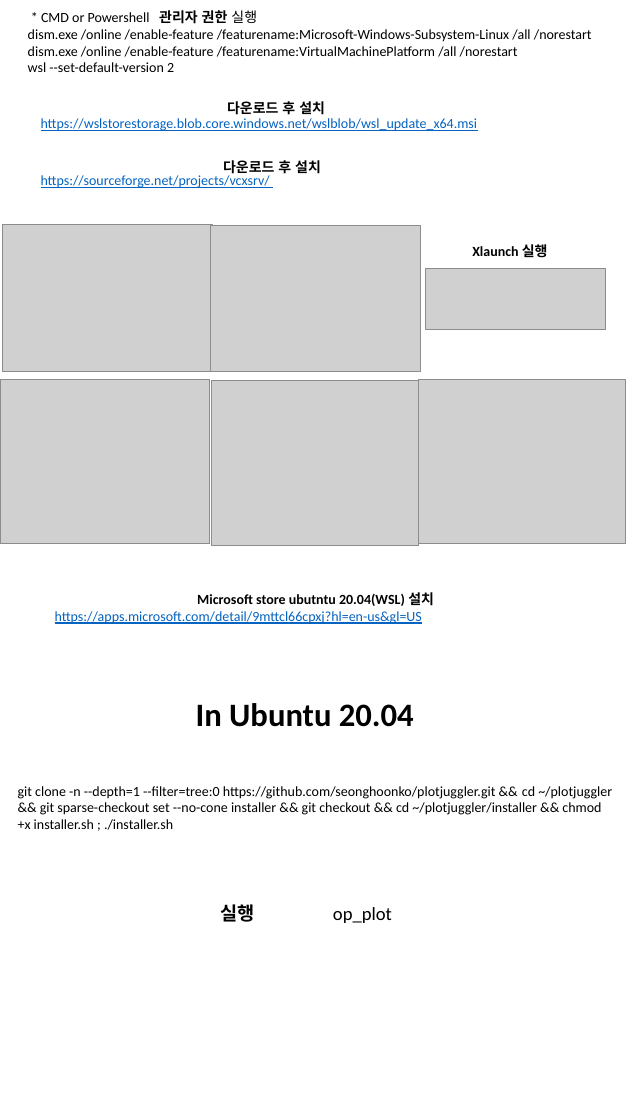
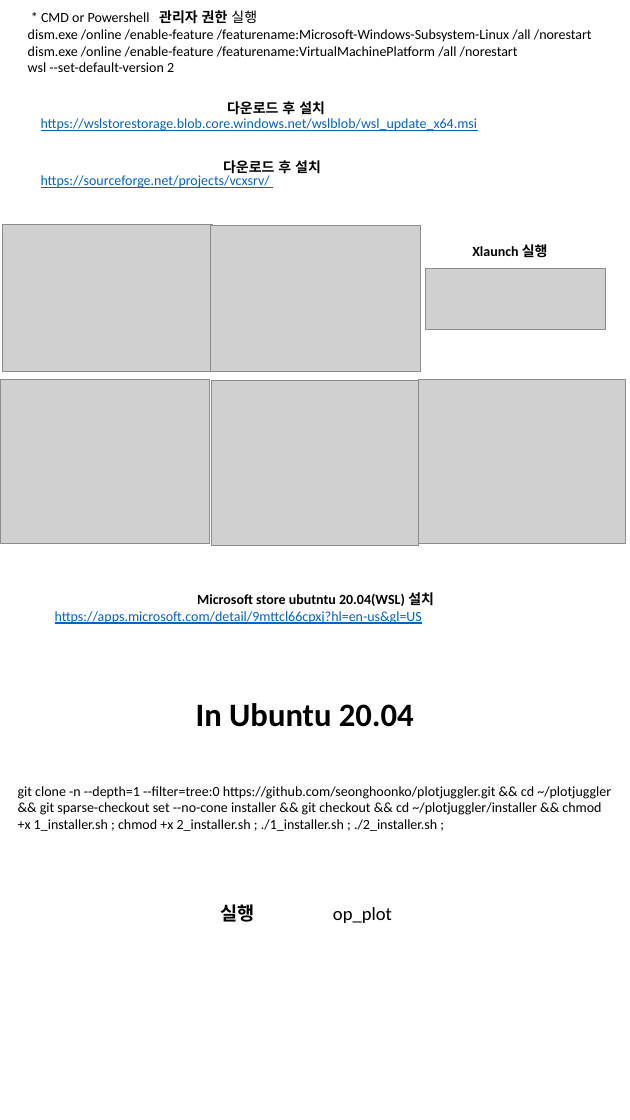
Before and after one commit to KeIIogg/tools, a slide deck: slide 1 of etc/Install plotjuggler with wsl2.pptx. Drawn at 630x1120 pixels with LibreOffice and Linux fonts; fonts in the diff are those of the drawing; grey boxes stand for pictures. Boxes give left, top, right and bottom in pixels: in the first picture for what was removed or moved away, otherwise in the second. Text is boxed around its words. In the diff, an @@ line names an element or a change of style, - is before the commit and + after.

```diff
--- a/etc/Install plotjuggler with wsl2.pptx
+++ b/etc/Install plotjuggler with wsl2.pptx
@@ text at [18, 786, 611, 831]: text changed @@
-git clone -n --depth=1 --filter=tree:0 https://github.com/seonghoonko/plotjuggler.git && cd ~/plotjuggler && git sparse-checkout set --no-cone installer && git checkout && cd ~/plotjuggler/installer && chmod +x installer.sh ; ./installer.sh
+git clone -n --depth=1 --filter=tree:0 https://github.com/seonghoonko/plotjuggler.git && cd ~/plotjuggler && git sparse-checkout set --no-cone installer && git checkout && cd ~/plotjuggler/installer && chmod +x 1_installer.sh ; chmod +x 2_installer.sh ; ./1_installer.sh ; ./2_installer.sh ;
```
Also in this commit, not shown: 1 other file.
